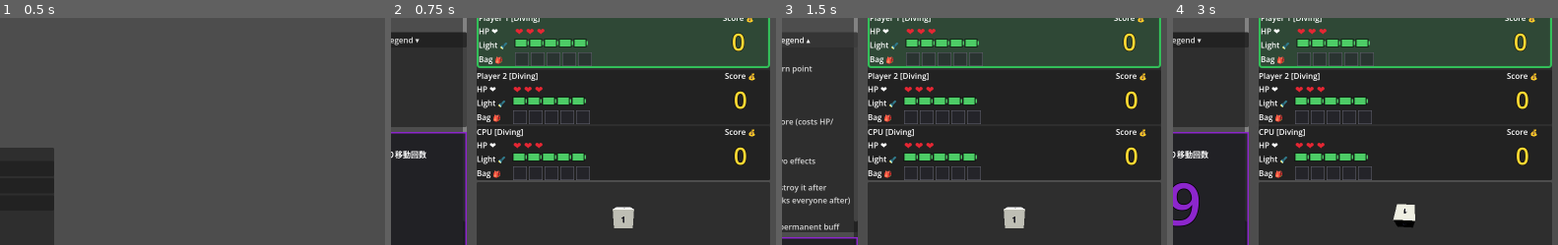
Above: before the commit, frames 1-4 (left to right).
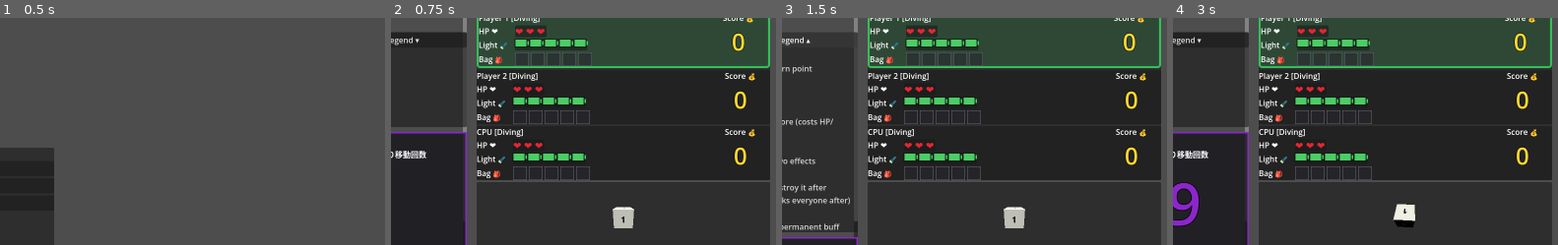
Above: after the commit, the same moments.

Repository: dandan62/gamejam
Game: Godot game, scene res://scenes/Main.tscn
The game is run twice, just before and just after one commit, with the same random seed, the same clock (stepped at 60 frames per second) and the same inputs.
Inputs:
- Up to frame 1 (0.5 s): no input
- Up to frame 2 (0.75 s): click "map_03" at 0.5 s
- Up to frame 3 (1.5 s): click "Legend ▾" at 1.25 s
- Up to frame 4 (3 s): click "Legend ▴" at 2 s; click "1: Light 🔦-1 (Vision 👁1)" at 2.75 s
The pictures show only the part of the screen within x 50-100%, y 3-53%; the shares and areas given below are measured in that part.

Frame 1 is identical in both runs. In frame 2, 0.5% of the frame differs, in the area x 32-51%, y 3-15%; in frame 3, 0.5%; in frame 4, 0.5%.

Commit message:
Add per-gauge danger coloring to the HUD
HP/Light gauges get a red (critical) or yellow (warning) frame based on their own
value, and the whole panel darkens on elimination.

Co-Authored-By: Claude Sonnet 5 <noreply@anthropic.com>

Diff:
--- a/scenes/ui/HUD.gd
+++ b/scenes/ui/HUD.gd
@@ -15,6 +15,13 @@
 ## _build_treasure_icon/_build_relic_icon -- items with weight >= 2 fill that many consecutive
 ## squares with their own icon). Remaining move count isn't shown here at all -- it's on the
 ## map (Main.gd's movement_panel).
+## 危険な状態は、パネル全体ではなく該当するゲージ自体の外枠の色で伝える(_apply_gauge_frame_danger):
+## HPが1かライトが1ならそのゲージの枠を赤に、HPが2かライトが3以下なら黄色に(赤が優先)。
+## ELIMINATEDになったプレイヤーはパネル全体をmodulateで暗く落とす。
+## A dangerous state is flagged on the specific gauge's own border, not the whole panel
+## (_apply_gauge_frame_danger): that gauge's frame turns red if HP is 1 or Light is 1, yellow if
+## HP is 2 or Light is 3 or less (red wins). An ELIMINATED player has the entire panel darkened
+## via modulate.
 
 ## Board.player_colorsと同じ配色。プレイヤー順(インデックス)で対応させ、駒の色と
 ## アクティブ枠の色が一致するようにする。
@@ -27,7 +34,9 @@
 var _active_player_id: int = -1
 var _status_labels: Array = []      # Array[Label]
 var _hp_gauges: Array = []          # Array[HeartGauge]
+var _hp_gauge_frames: Array = []    # Array[PanelContainer]
 var _light_gauges: Array = []       # Array[BatteryGauge]
+var _light_gauge_frames: Array = [] # Array[PanelContainer]
 var _score_labels: Array = []       # Array[Label]
 var _bag_rows: Array = []           # Array[HBoxContainer]
 
@@ -38,7 +47,9 @@
 	_panels.clear()
 	_status_labels.clear()
 	_hp_gauges.clear()
+	_hp_gauge_frames.clear()
 	_light_gauges.clear()
+	_light_gauge_frames.clear()
 	_score_labels.clear()
 	_bag_rows.clear()
 
@@ -64,8 +75,10 @@
 		hp_tag.custom_minimum_size = Vector2(70, 0)
 		hp_row.add_child(hp_tag)
 		var hp_gauge := HeartGauge.new()
-		hp_row.add_child(hp_gauge)
+		var hp_frame := _build_gauge_frame(hp_gauge)
+		hp_row.add_child(hp_frame)
 		_hp_gauges.append(hp_gauge)
+		_hp_gauge_frames.append(hp_frame)
 
 		var light_row := HBoxContainer.new()
 		col.add_child(light_row)
@@ -74,8 +87,10 @@
 		light_tag.custom_minimum_size = Vector2(70, 0)
 		light_row.add_child(light_tag)
 		var light_gauge := BatteryGauge.new()
-		light_row.add_child(light_gauge)
+		var light_frame := _build_gauge_frame(light_gauge)
+		light_row.add_child(light_frame)
 		_light_gauges.append(light_gauge)
+		_light_gauge_frames.append(light_frame)
 
 		var bag_row := HBoxContainer.new()
 		col.add_child(bag_row)
@@ -124,19 +139,59 @@
 	_active_player_id = player_id
 
 
+## ゲージ(HeartGauge/BatteryGauge)を、危険度に応じて外枠の色が変わるPanelContainerで包む。
+## Wraps a gauge (HeartGauge/BatteryGauge) in a PanelContainer whose border color changes to
+## flag a dangerous state.
+func _build_gauge_frame(gauge: Control) -> PanelContainer:
+	var frame := PanelContainer.new()
+	frame.add_child(gauge)
+	return frame
+
+
+## HPゲージ・ライトゲージそれぞれの枠に、そのゲージ自身の危険度で色を付ける
+## （HPが危険でもライトの枠は危険でなければ色を付けない、というように個別に判定する）。
+## Colors the HP gauge's and Light gauge's own frames independently, based on each gauge's own
+## danger level (e.g. HP being dangerous doesn't color the Light frame if Light itself is fine).
+func _apply_gauge_frame_danger(frame: PanelContainer, is_dangerous: bool, is_warning: bool) -> void:
+	if not is_dangerous and not is_warning:
+		frame.remove_theme_stylebox_override("panel")
+		return
+	var sb := StyleBoxFlat.new()
+	sb.bg_color = Color(0, 0, 0, 0)
+	sb.border_color = Color(0.9, 0.2, 0.2, 1.0) if is_dangerous else Color(0.9, 0.8, 0.2, 1.0)
+	sb.set_border_width_all(3)
+	sb.set_corner_radius_all(4)
+	frame.add_theme_stylebox_override("panel", sb)
+
+
+## 手番ハイライト(枠線)をパネルに反映する。死亡(ELIMINATED)しているプレイヤーはパネル全体を
+## modulateで暗く落とす。
+## Applies the active-turn border highlight to the panel. An ELIMINATED player has the entire
+## panel darkened via modulate.
 func _update_panel_styles(players: Array) -> void:
 	for i in range(players.size()):
 		var p: PlayerState = players[i]
+		var panel: PanelContainer = _panels[i]
+
+		if p.status == PlayerState.Status.ELIMINATED:
+			panel.modulate = Color(0.4, 0.4, 0.4, 1.0)
+			panel.remove_theme_stylebox_override("panel")
+			continue
+		panel.modulate = Color(1, 1, 1, 1)
+
 		if p.id == _active_player_id:
 			var sb := StyleBoxFlat.new()
-			var color: Color = PLAYER_COLORS[i % PLAYER_COLORS.size()]
-			sb.bg_color = Color(color.r, color.g, color.b, 0.18)
-			sb.border_color = color
+			var player_color: Color = PLAYER_COLORS[i % PLAYER_COLORS.size()]
+			sb.bg_color = Color(player_color.r, player_color.g, player_color.b, 0.18)
+			sb.border_color = player_color
 			sb.set_border_width_all(4)
 			sb.set_corner_radius_all(6)
-			_panels[i].add_theme_stylebox_override("panel", sb)
+			panel.add_theme_stylebox_override("panel", sb)
 		else:
-			_panels[i].remove_theme_stylebox_override("panel")
+			panel.remove_theme_stylebox_override("panel")
+
+		_apply_gauge_frame_danger(_hp_gauge_frames[i], p.hp == 1, p.hp == 2)
+		_apply_gauge_frame_danger(_light_gauge_frames[i], p.light == 1, p.light <= 3 and p.light != 1)
 
 
 func refresh(players: Array) -> void:
Not shown, changed: README.md
Not shown, changed: README_jp.md
